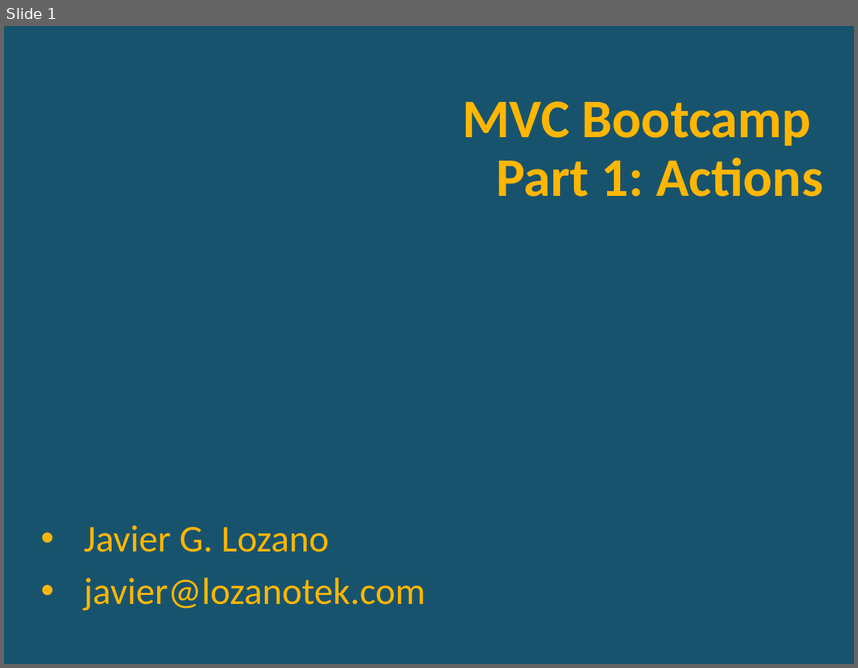
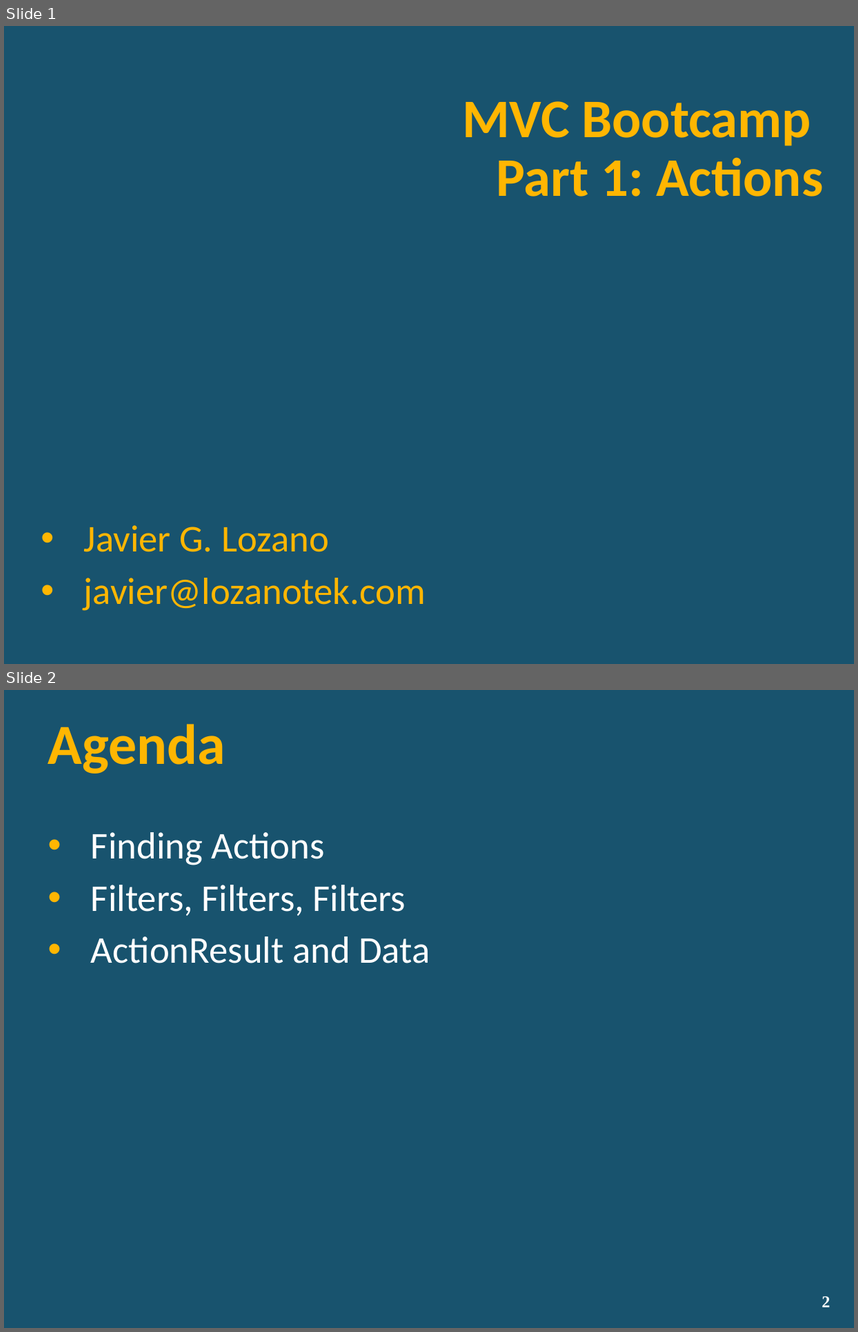
Before and after one commit to lozanotek/MVCBootcamp, a slide deck: slides/part1_actions.pptx. Shown one above the other, each under a label of ours: slide 1 before the commit, slides 1 and 2 after it. The pictures are 858x668 and 858x1332 pixels, drawn with LibreOffice and Linux fonts; fonts in the diff are those of the drawing; background and template pictures are left out. Boxes give left, top, right and bottom in pixels: in the first picture for what was removed or moved away, otherwise in the second. Text is boxed around its words. In the diff, an @@ line names an element or a change of style, - is before the commit and + after.

```diff
--- a/slides/part1_actions.pptx
+++ b/slides/part1_actions.pptx
@@ slide 2 added at <box>4,690,854,1328</box>, background picture (left out) @@
@@ title added at <box>48,724,226,773</box>, 48 pt, text #FFB601, bold @@
+Agenda
@@ text added at <box>91,832,430,963</box>, 32 pt, text #FFFFFF @@
+• Finding Actions
+• Filters, Filters, Filters
+• ActionResult and Data
@@ page number added at <box>822,1296,830,1307</box>, 14 pt, text #FFFFFF, bold @@
+2
```
Also in this commit, not shown: 8 other slides added, 2 slides removed.
